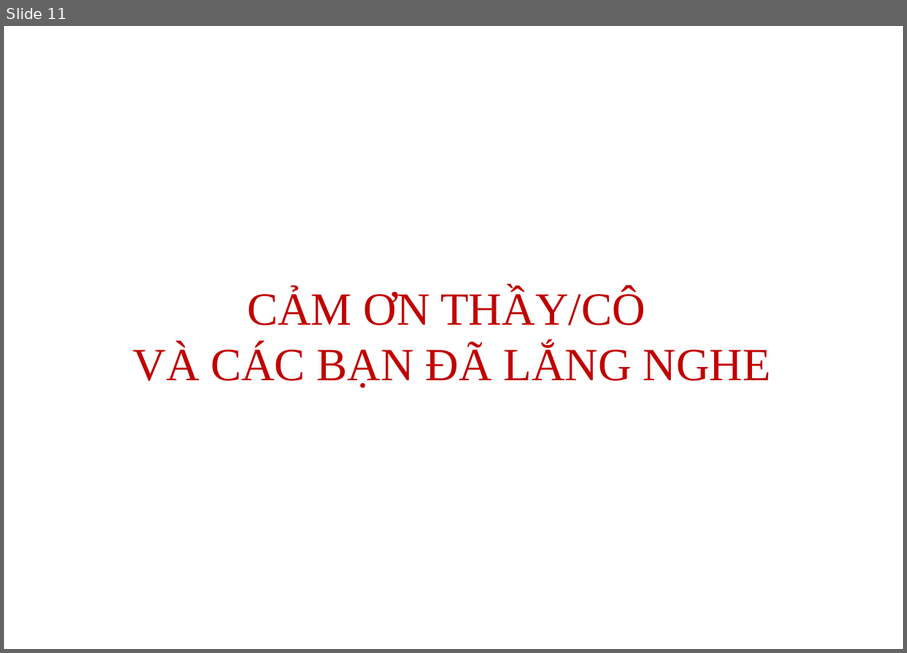
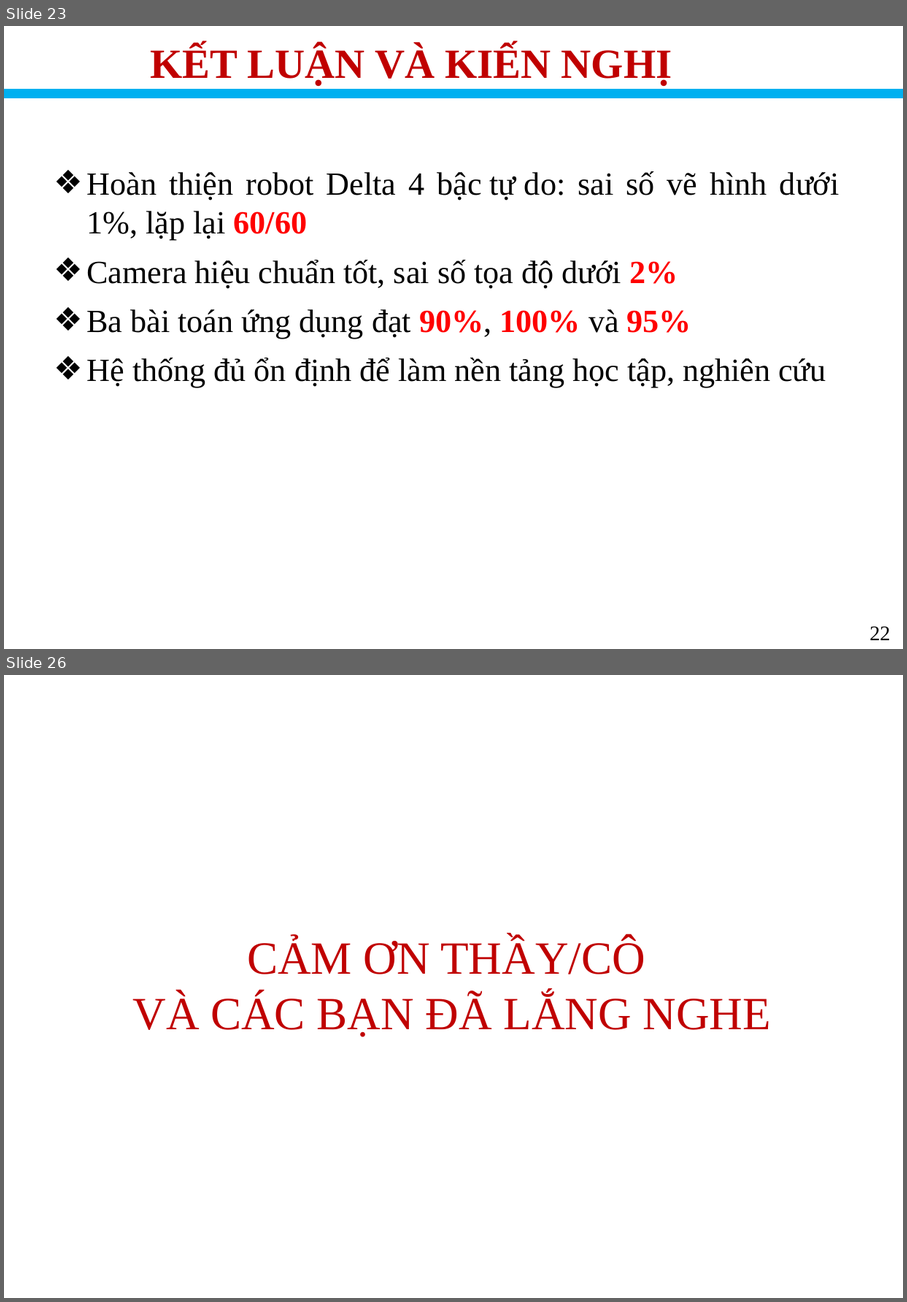
Before and after one commit to ruibi2204/Do_an_Delta.Robot_Dang_Rui_Bi, a slide deck: Thuyết minh _ Trình bày/Trình bày.pptx. Shown one above the other, each under a label of ours: slide 11 before the commit, slides 23 and 26 after it; the slides between them are not shown. The pictures are 907x653 and 907x1302 pixels, drawn with LibreOffice and Linux fonts; fonts in the diff are those of the drawing; background and template pictures are left out. Boxes give left, top, right and bottom in pixels: in the first picture for what was removed or moved away, otherwise in the second. Text is boxed around its words. In the diff, an @@ line names an element or a change of style, - is before the commit and + after.

Commit message:
Update robot configs, vision modules, CSV window, build scripts, design files, and thesis documents

```diff
--- a/Thuyết minh _ Trình bày/Trình bày.pptx
+++ b/Thuyết minh _ Trình bày/Trình bày.pptx
@@ slide 23 added at (4,26,903,649), background #FFFFFF @@
@@ text added at (151,46,673,86), 36 pt, text #C00000, bold @@
+KẾT LUẬN VÀ KIẾN NGHỊ
@@ line added from (4, 93) to (903, 93), #00B0F0 8 pt @@
@@ text added at (87,171,840,388), 28 pt, text #000000 @@
+❖ Hoàn thiện robot Delta 4 bậc tự do: sai số vẽ hình dưới 1%, lặp lại 60/60
+❖ Camera hiệu chuẩn tốt, sai số tọa độ dưới 2%
+❖ Ba bài toán ứng dụng đạt 90%, 100% và 95%
+❖ Hệ thống đủ ổn định để làm nền tảng học tập, nghiên cứu
@@ text added at (870,626,890,640), 18 pt, text #000000 @@
+22
@@ what was slide 11 is now slide 26 @@
```
Also in this commit, not shown: 2 slides changed, 22 other slides added, 10 slides removed, 13 other files.
